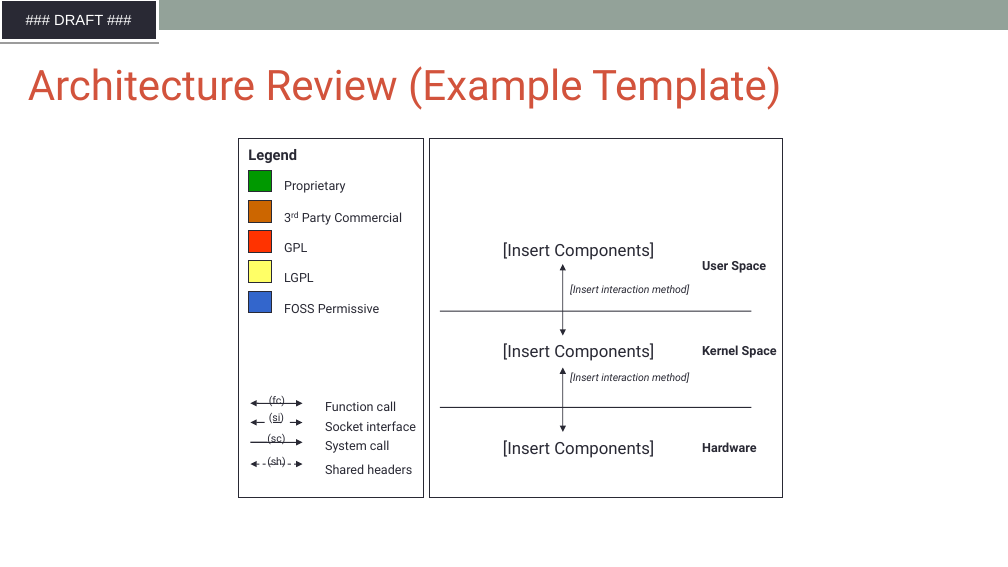
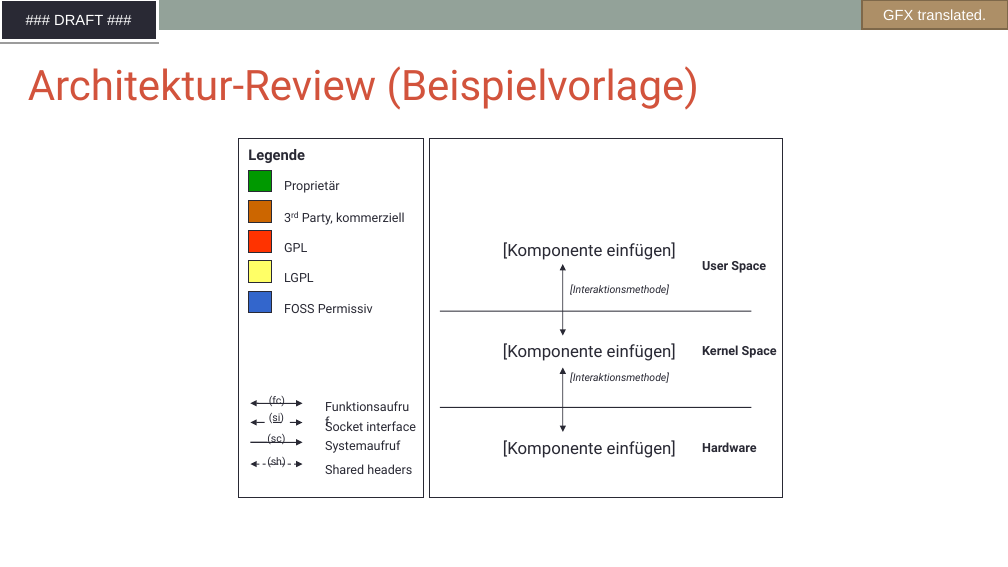
Before and after one commit to SThanheiser/curriculum, a slide deck: slide 60 of translation-DE/slides/DFT_openchain-curriculum-for-1-1_GER.odp. Drawn at 1008x567 pixels with LibreOffice and Linux fonts; fonts in the diff are those of the drawing; background and template pictures are left out. Boxes give left, top, right and bottom in pixels: in the first picture for what was removed or moved away, otherwise in the second. Text is boxed around its words. In the diff, an @@ line names an element or a change of style, - is before the commit and + after.

```diff
--- a/translation-DE/slides/DFT_openchain-curriculum-for-1-1_GER.odp
+++ b/translation-DE/slides/DFT_openchain-curriculum-for-1-1_GER.odp
@@ freeform shape added at [862,0,1008,29], fill #AD8F67, outline #7E684A 2.01 pt, 14 pt, text #FFFFFF @@
+GFX translated.
@@ text at [28,66,699,110]: text changed @@
-Architecture Review (Example Template)
+Architektur-Review (Beispielvorlage)
@@ text removed at [248,149,297,163] @@
-Legend
@@ text added at [248,149,305,163], 14 pt, text #292934, bold @@
+Legende
@@ text at [284,181,339,193]: text changed @@
-Proprietary
+Proprietär
@@ text at [302,212,405,225]: text changed @@
-3rd Party Commercial
+3rd Party, kommerziell
@@ text removed at [503,242,654,260] @@
-[Insert Components]
@@ text added at [503,242,676,260], 16 pt, text #292934 @@
+[Komponente einfügen]
@@ text at [570,284,669,295]: text changed @@
-[Insert interaction method]
+[Interaktionsmethode]
@@ text at [284,304,373,313]: text changed @@
-FOSS Permissive
+FOSS Permissiv
@@ text removed at [503,343,654,361] @@
-[Insert Components]
@@ text added at [503,343,676,361], 16 pt, text #292934 @@
+[Komponente einfügen]
@@ text at [570,372,669,383]: text changed @@
-[Insert interaction method]
+[Interaktionsmethode]
@@ text added at [318,395,421,417], 12 pt, text #292934 @@
+Funktionsaufruf
@@ text removed at [325,401,397,411] @@
-Function call
@@ text removed at [325,440,390,453] @@
-System call
@@ text added at [325,440,400,453], 12 pt, text #292934 @@
+Systemaufruf
@@ text removed at [503,440,654,458] @@
-[Insert Components]
@@ text added at [503,440,676,458], 16 pt, text #292934 @@
+[Komponente einfügen]
```
Also in this commit, not shown: 7 other slides changed, 6 slides added, 6 slides removed, 1 other file.
